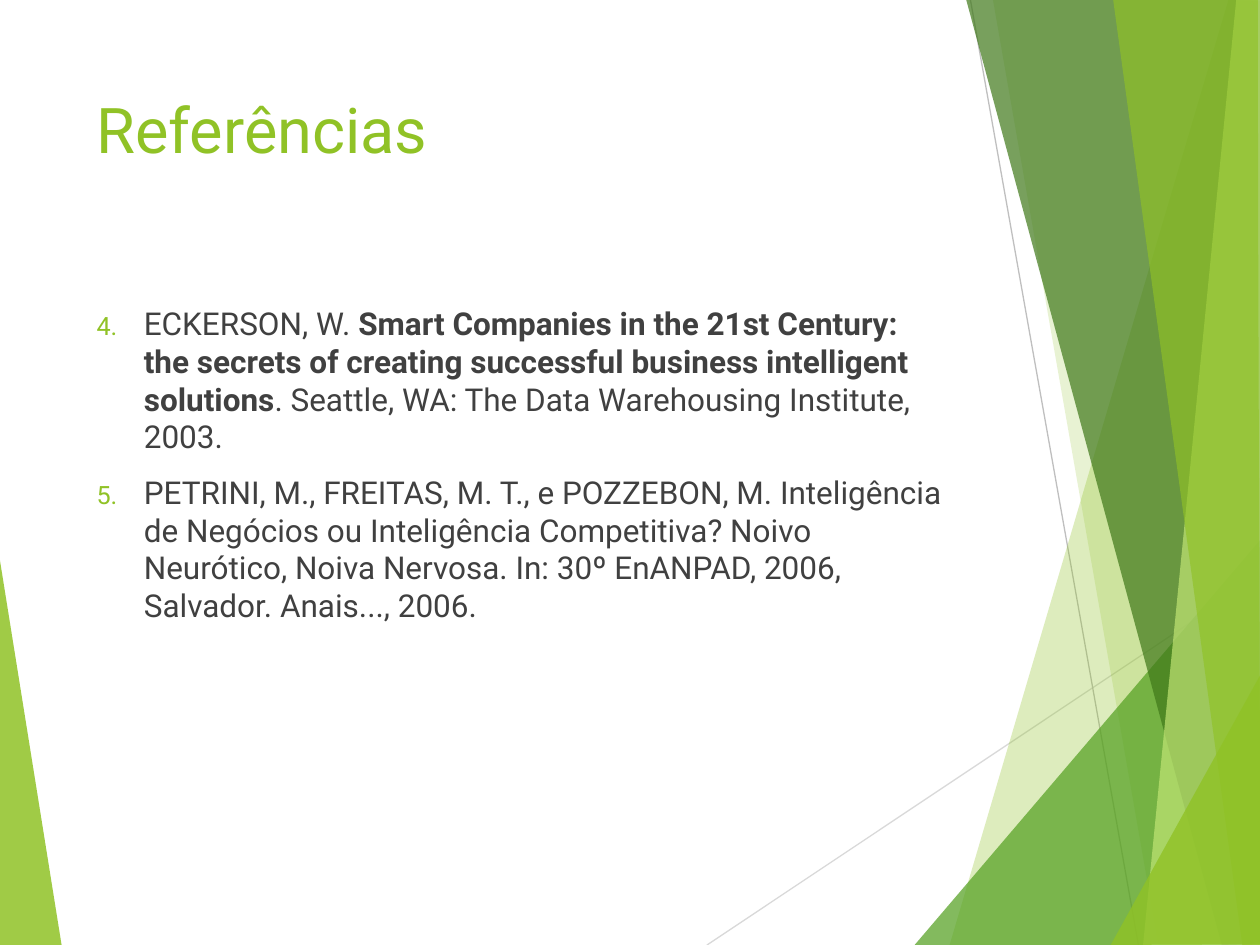
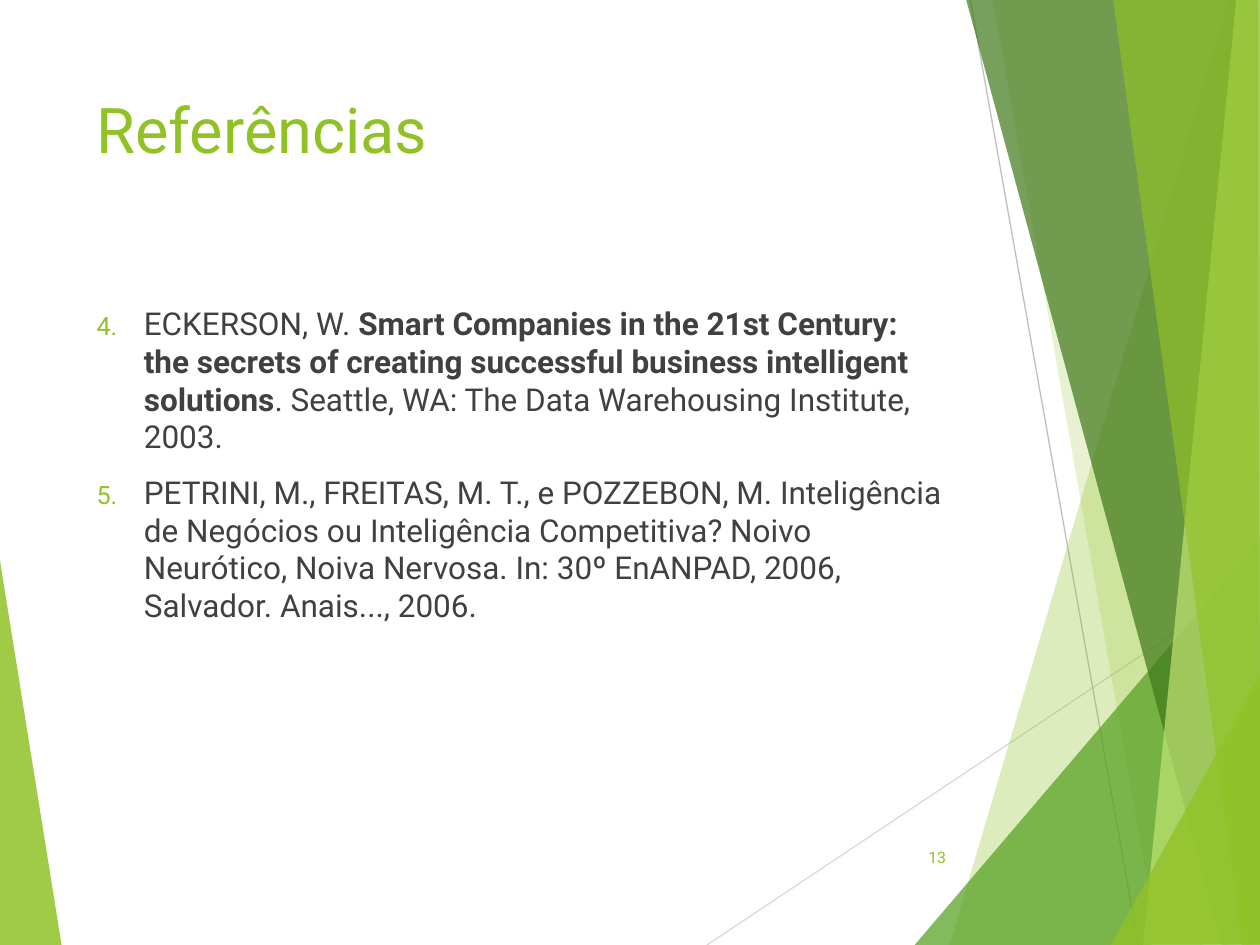
Before and after one commit to rodrigofegui/UnB-BancoDeDados-2016.2, a slide deck: slide 13 of Seminario/Data Warehouse.pptx. Drawn at 1260x945 pixels with LibreOffice and Linux fonts; fonts in the diff are those of the drawing. Boxes give left, top, right and bottom in pixels: in the first picture for what was removed or moved away, otherwise in the second. Text is boxed around its words. In the diff, an @@ line names an element or a change of style, - is before the commit and + after.

```diff
--- a/Seminario/Data Warehouse.pptx
+++ b/Seminario/Data Warehouse.pptx
@@ page number added at [928,851,946,863], 9 pt, text #90C226 @@
+13
```
Also in this commit, not shown: 11 other slides changed, 1 slide added, 15 other files.
